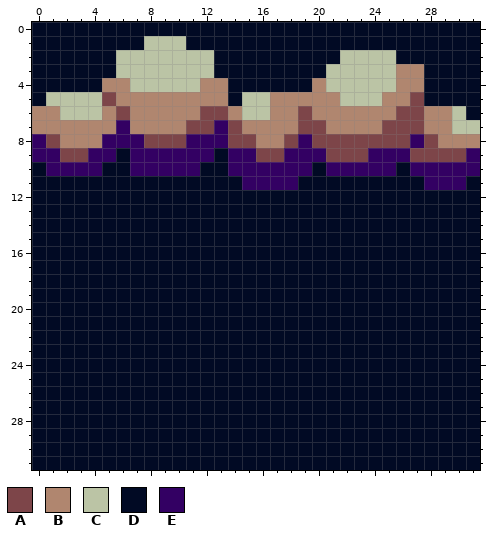
Pixel-art sprite: tile_test/24.png. The picture above was drawn from the file before the commit.
The file is 32x32 pixels.
Palette (. is transparent): A #7d4549  B #b0866f  C #bbc4a5  D #010a24  E #330063
Pixels before, first column x 0:
 0 DDDDDDDDDDDDDDDDDDDDDDDDDDDDDDDD
 1 DDDDDDDDCCCDDDDDDDDDDDDDDDDDDDDD
 2 DDDDDDCCCCCCCDDDDDDDDDCCCCDDDDDD
 3 DDDDDDCCCCCCCDDDDDDDDCCCCCBBDDDD
 4 DDDDDBBCCCCCBBDDDDDDBCCCCCBBDDDD
 5 DCCCCABBBBBBBBDCCBBBBBCCCBBADDDD
 6 BBCCCBABBBBBAABCCBBABBBBBBAABBCD
 7 BBBBBBEBBBBAAEABBBBAABBBBAAABBCC
 8 EABBBEEEAAAEEEAABBAEAAAAAAAEABBB
 9 EEAAEEDEEEEEEDEEAAEEEAAAEEEAAAAE
10 DEEEEDDEEEEEDDEEEEEEDEEEEEDEEEEE
11 DDDDDDDDDDDDDDDEEEEDDDDDDDDDEEED
12 DDDDDDDDDDDDDDDDDDDDDDDDDDDDDDDD
13 DDDDDDDDDDDDDDDDDDDDDDDDDDDDDDDD
14 DDDDDDDDDDDDDDDDDDDDDDDDDDDDDDDD
15 DDDDDDDDDDDDDDDDDDDDDDDDDDDDDDDD
16 DDDDDDDDDDDDDDDDDDDDDDDDDDDDDDDD
17 DDDDDDDDDDDDDDDDDDDDDDDDDDDDDDDD
18 DDDDDDDDDDDDDDDDDDDDDDDDDDDDDDDD
19 DDDDDDDDDDDDDDDDDDDDDDDDDDDDDDDD
20 DDDDDDDDDDDDDDDDDDDDDDDDDDDDDDDD
21 DDDDDDDDDDDDDDDDDDDDDDDDDDDDDDDD
22 DDDDDDDDDDDDDDDDDDDDDDDDDDDDDDDD
23 DDDDDDDDDDDDDDDDDDDDDDDDDDDDDDDD
24 DDDDDDDDDDDDDDDDDDDDDDDDDDDDDDDD
25 DDDDDDDDDDDDDDDDDDDDDDDDDDDDDDDD
26 DDDDDDDDDDDDDDDDDDDDDDDDDDDDDDDD
27 DDDDDDDDDDDDDDDDDDDDDDDDDDDDDDDD
28 DDDDDDDDDDDDDDDDDDDDDDDDDDDDDDDD
29 DDDDDDDDDDDDDDDDDDDDDDDDDDDDDDDD
30 DDDDDDDDDDDDDDDDDDDDDDDDDDDDDDDD
31 DDDDDDDDDDDDDDDDDDDDDDDDDDDDDDDD
After:
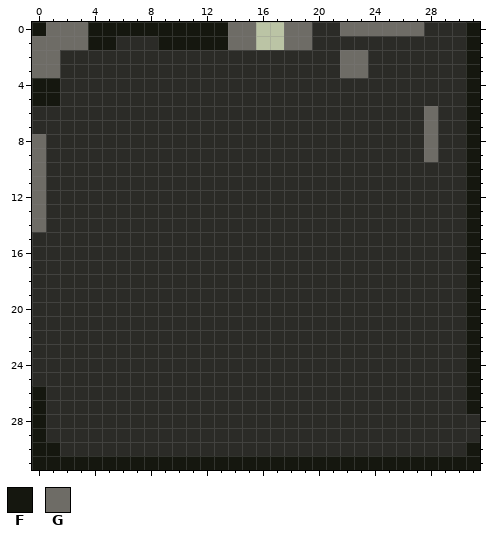
Colours new in this view: F #15170f  G #6e6c66
What changed:
colour D: #010a24 -> #2b2b27
Changed rows in their new state; - is a pixel that keeps its letter.
first column x 0:
 0 FGGGFFFFFFFFFFGGCCGG--GGGGGG---F
 1 GGGGFF--DFFFFFGGCCGG-----------F
 2 GG----DDDDDDD---------GGDD-----F
 3 GG----DDDDDDD--------DGGDDDD---F
 4 FF---DDDDDDDDD------DDDDDDDD---F
 5 FFDDDDDDDDDDDD-DDDDDDDDDDDDD---F
 6 DDDDDDDDDDDDDDDDDDDDDDDDDDDDGDDF
 7 DDDDDDDDDDDDDDDDDDDDDDDDDDDDGDDF
 8 GDDDDDDDDDDDDDDDDDDDDDDDDDDDGDDF
 9 GDDDDD-DDDDDD-DDDDDDDDDDDDDDGDDF
10 GDDDD--DDDDD--DDDDDD-DDDDD-DDDDF
11 G--------------DDDD---------DDDF
12 G------------------------------F
13 G------------------------------F
14 G------------------------------F
15 -------------------------------F
16 -------------------------------F
17 -------------------------------F
18 -------------------------------F
19 -------------------------------F
20 -------------------------------F
21 -------------------------------F
22 -------------------------------F
23 -------------------------------F
24 -------------------------------F
25 -------------------------------F
26 F------------------------------F
27 F------------------------------F
28 F-------------------------------
29 F-------------------------------
30 FF-----------------------------F
31 FFFFFFFFFFFFFFFFFFFFFFFFFFFFFFFF
Where, in picture pixels (left, top, right, bottom), the same in both pictures:
changed: (32, 22, 480, 470)
